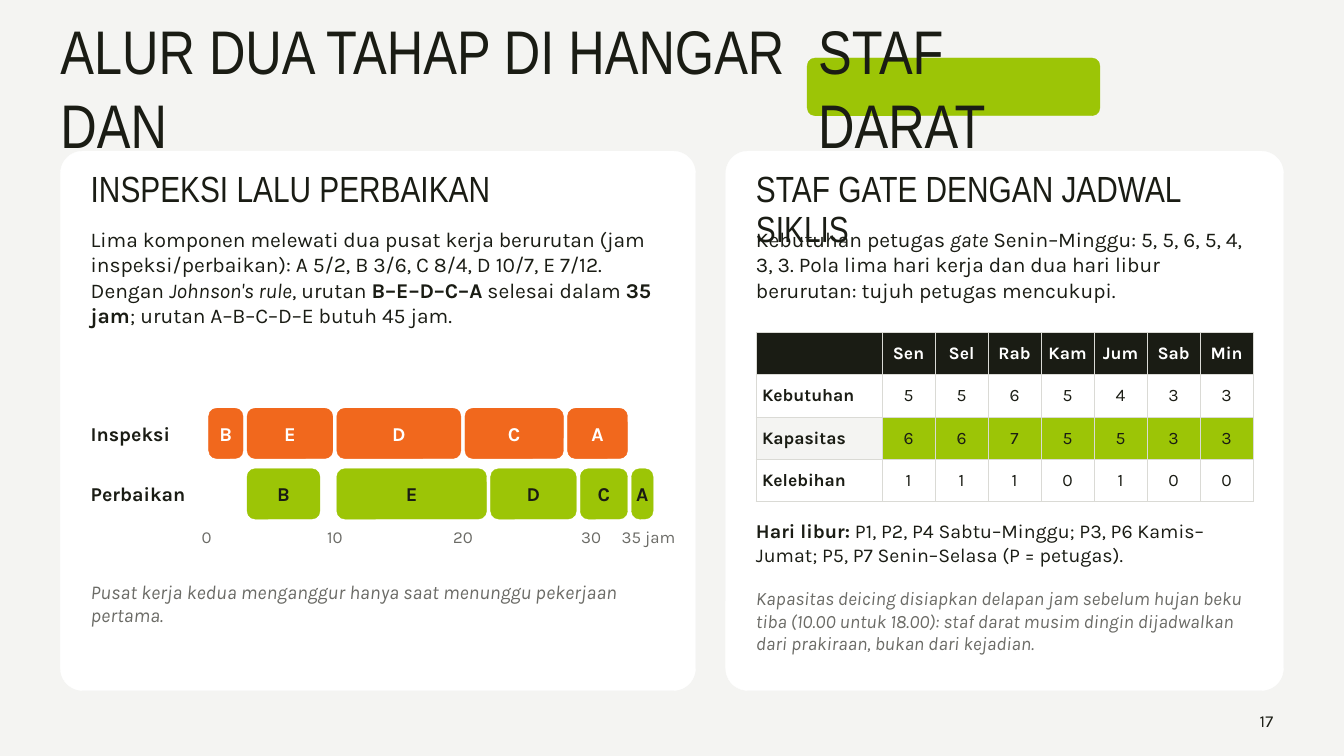
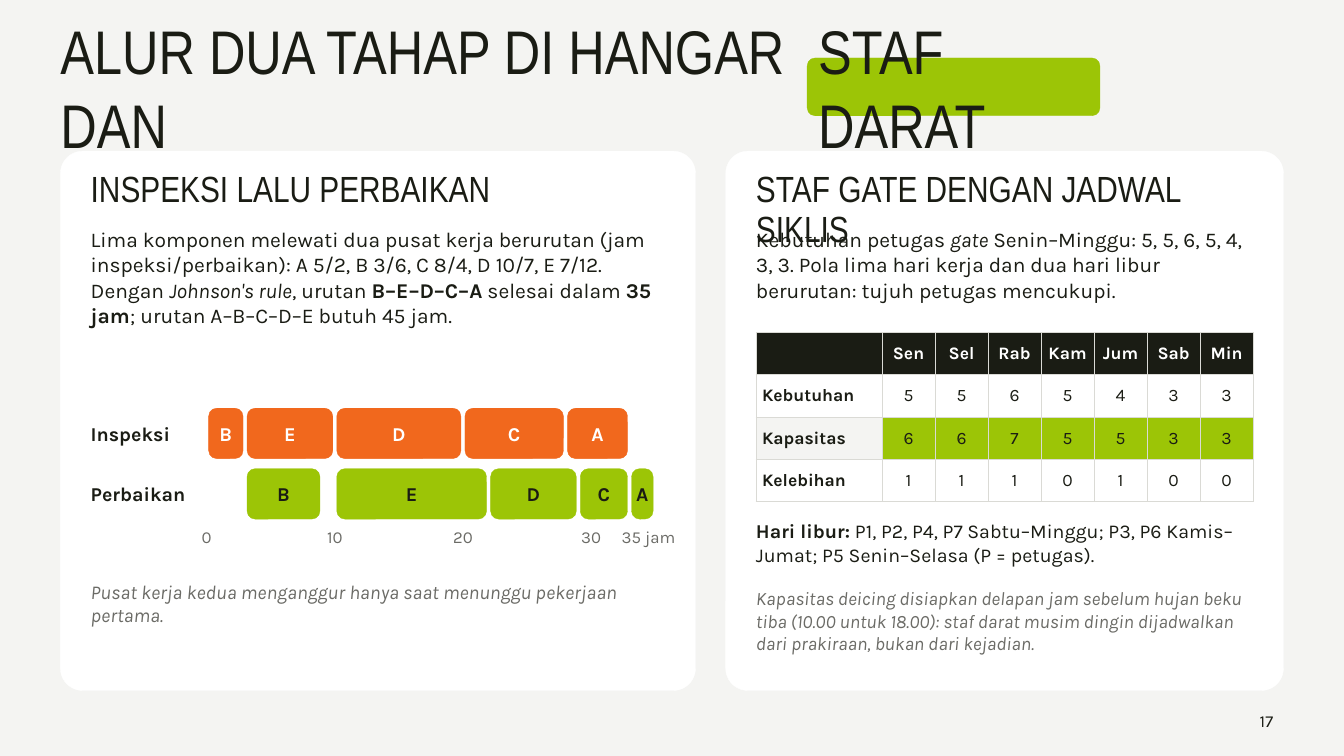
Before and after one commit to aslihabnuri/Dom-Manipulation, a slide deck: slide 17 of presentasi/Planning-and-Control_MRP-ERP-Scheduling_Alaska-Airlines.pptx. Drawn at 1344x756 pixels with LibreOffice and Linux fonts; fonts in the diff are those of the drawing. Boxes give left, top, right and bottom in pixels: in the first picture for what was removed or moved away, otherwise in the second. Text is boxed around its words. In the diff, an @@ line names an element or a change of style, - is before the commit and + after.

```diff
--- a/presentasi/Planning-and-Control_MRP-ERP-Scheduling_Alaska-Airlines.pptx
+++ b/presentasi/Planning-and-Control_MRP-ERP-Scheduling_Alaska-Airlines.pptx
@@ text at (756,524,1232,567): text changed @@
-Hari libur: P1, P2, P4 Sabtu–Minggu; P3, P6 Kamis–Jumat; P5, P7 Senin–Selasa (P = petugas).
+Hari libur: P1, P2, P4, P7 Sabtu–Minggu; P3, P6 Kamis–Jumat; P5 Senin–Selasa (P = petugas).
```
Also in this commit, not shown: 7 other files.
